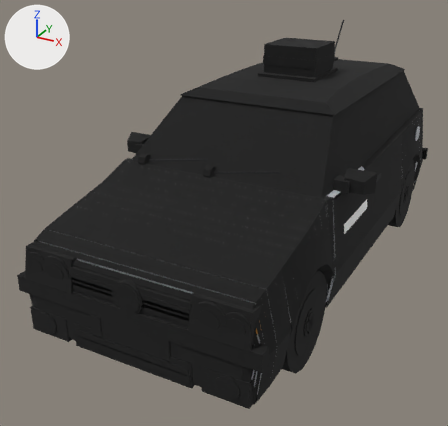
Two versions of the FBX model Modeller/Binalar/Arac_polo_6n2_kurye.fbx, one commit apart.
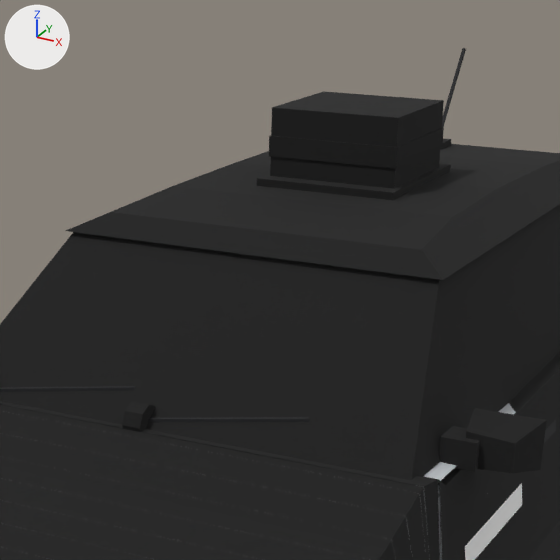
Each version is shown whole from a camera (50 mm lens) standing at (1.93, -4.26, 2.46) and looking at (-0.24, -0.33, 0.49), then close up on the part from 34% to 85% of the width and 0% to 54% of the height. Every picture has the same lights, and +X, +Y and +Z are marked at upper left. The first two pictures are the older version. Where no turn or scale is listed for an object, it has been applied to the vertices. Vertices at exactly the same position are counted once.

Names of what the first close-up shows: 'Arac_polo_6n2_kurye', 'Kapi_OnSol.001', 'Silecek_Sag.001', 'Silecek_Sol.001'.
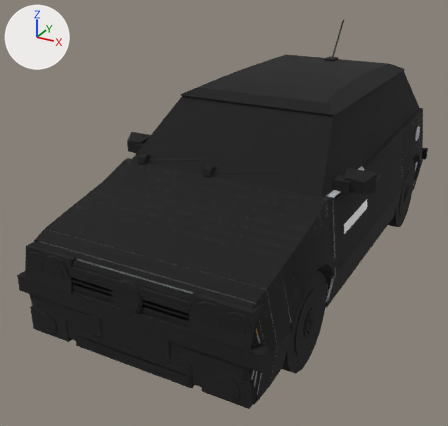
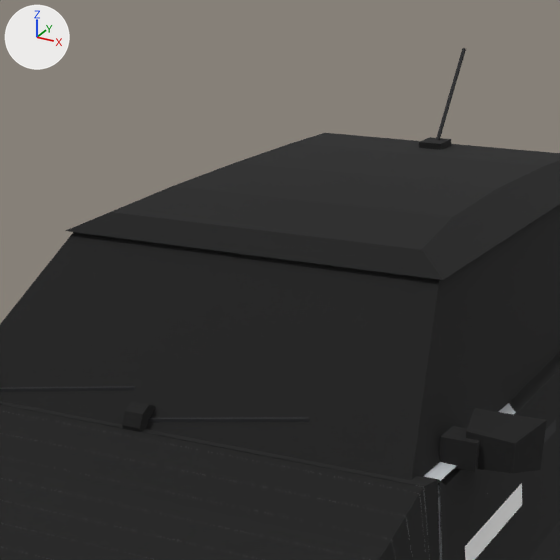
Pixel boxes (x1, y1, x2, y2) of what changed, in the close-ups (560 x 560 px):
part 1 of me_arac_polo_6n2_kurye, deleted: before (257, 91, 450, 200)

Diff of the bpy script that builds the scene:
```diff
--- a/Modeller/Binalar/Arac_polo_6n2_kurye.fbx.py
+++ b/Modeller/Binalar/Arac_polo_6n2_kurye.fbx.py
@@ mat_arackoltuk_4a4f5a @@
+mat_arackoltuk_4a4f5a = principled_material('AracKoltuk_4a4f5a')
+mat_arackoltuk_4a4f5a.base_color = (0.0685, 0.0782, 0.102)  # greyish blue #4a4f5a
+mat_arackoltuk_4a4f5a.roughness = 0.85
@@ me_arac_polo_6n2_kurye @@
 # used by ob_arac_polo_6n2_kurye; location = (0.0, 0.0, 0.0)
-me_arac_polo_6n2_kurye.from_pydata(...)  # 2810 vertices, 2452 faces; spans x -0.97..0.97, y -1.91..1.9, z 0.11..1.78
+me_arac_polo_6n2_kurye.from_pydata(...)  # 2834 vertices, 2432 faces; spans x -0.97..0.97, y -1.91..1.9, z 0.11..1.78
+# me_arac_polo_6n2_kurye part 1: 6 loose pieces with 48 vertices, spanning x -0.24..0.24, y 0.23..0.77, z 1.43..1.71, are deleted
+# other edits to the shape of me_arac_polo_6n2_kurye do not show in these pictures
 me_arac_polo_6n2_kurye.materials.append(mat_aracalt_2a2b2e)
@@ me_arac_polo_6n2_kurye @@
 me_arac_polo_6n2_kurye.materials.append(mat_aracderz_5b6066)
-me_arac_polo_6n2_kurye.materials.append(mat_sirketrengi_2e9be6)  # blue #2e9be6
-me_arac_polo_6n2_kurye.materials.append(mat_sirketrengi2_ffffff)  # white #ffffff
 me_arac_polo_6n2_kurye.materials.append(mat_cizgi_141414)
+me_arac_polo_6n2_kurye.materials.append(mat_arackoltuk_4a4f5a)  # greyish blue #4a4f5a
```
